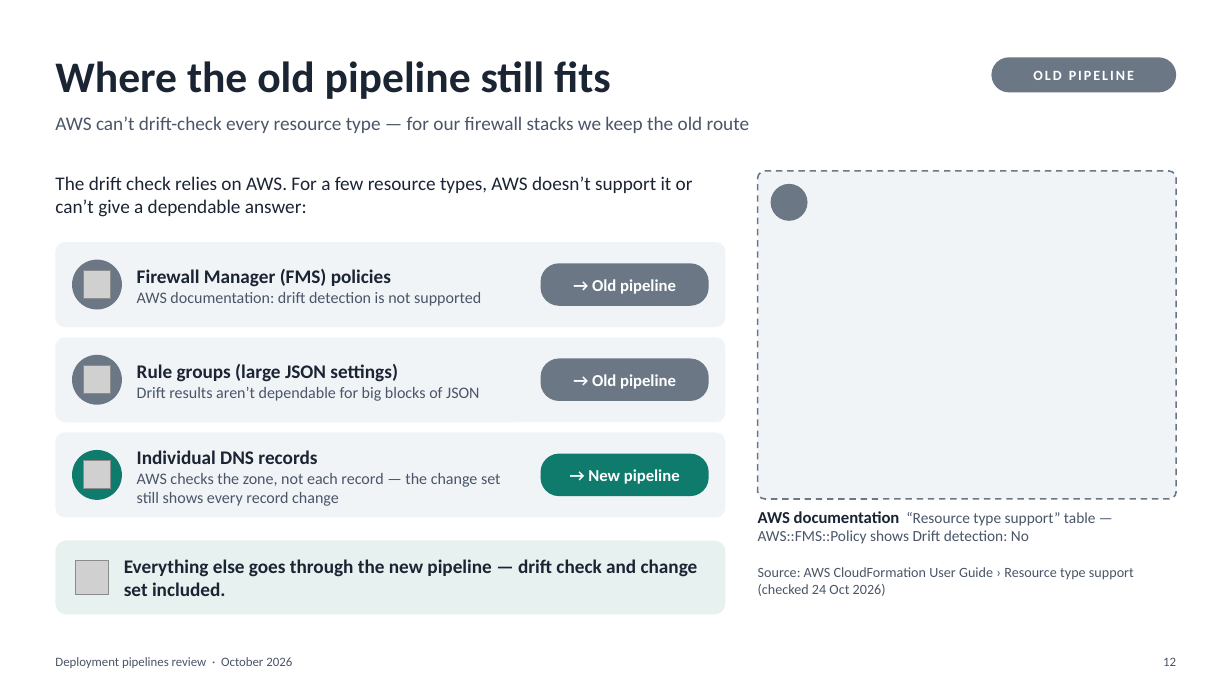
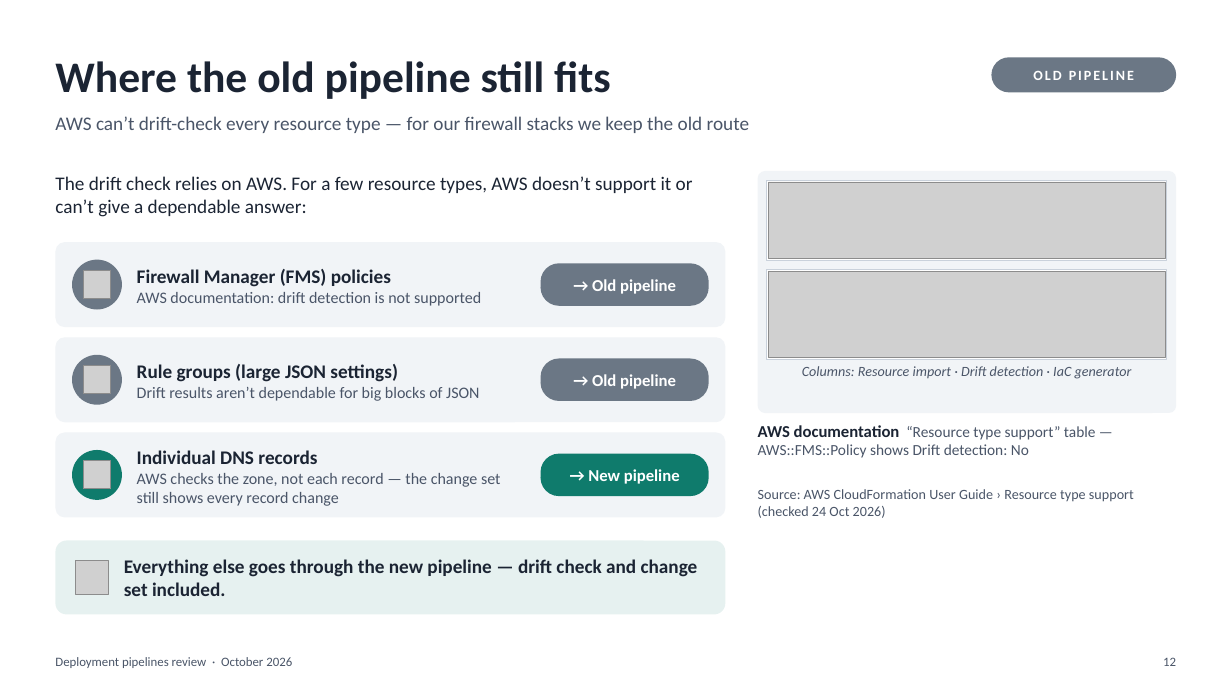
Before and after one commit to kunalshrivastavapune25/githubactions, a slide deck: slide 12 of pipeline/3pipepine/Deployment_Pipelines_Review.pptx. Drawn at 1232x693 pixels with LibreOffice and Linux fonts; fonts in the diff are those of the drawing; grey boxes stand for pictures; background and template pictures are left out. Boxes give left, top, right and bottom in pixels: in the first picture for what was removed or moved away, otherwise in the second. Text is boxed around its words. In the diff, an @@ line names an element or a change of style, - is before the commit and + after.

```diff
--- a/pipeline/3pipepine/Deployment_Pipelines_Review.pptx
+++ b/pipeline/3pipepine/Deployment_Pipelines_Review.pptx
@@ rounded rectangle: place and size @@
-rounded rectangle at [758,171,1177,499]
+rounded rectangle at [758,171,1177,413]
@@ rounded rectangle at [758,171,1177,413]: outline #6B7785 1.25 pt dashed to none; proportions changed @@
@@ rectangle added at [767,180,1167,260], fill #FFFFFF, outline #C9D1DB 0.75 pt @@
@@ picture added at [769,182,1165,258] @@
@@ ellipse removed at [771,184,808,221] @@
@@ rectangle added at [767,270,1167,360], fill #FFFFFF, outline #C9D1DB 0.75 pt @@
@@ picture added at [769,272,1165,359] @@
@@ text added at [802,366,1132,379], 11 pt, text #4A5568, italic @@
+Columns: Resource import · Drift detection · IaC generator
@@ text "AWS documentation “Resource type support” ...": place and size @@
-text "AWS documentation “Resource type support” ..." at [758,511,1096,544]
+text "AWS documentation “Resource type support” ..." at [758,425,1096,458]
@@ text "Source: AWS CloudFormation User Guide ...": place and size @@
-text "Source: AWS CloudFormation User Guide ..." at [758,567,1134,596]
+text "Source: AWS CloudFormation User Guide ..." at [758,489,1134,518]
```
Also in this commit, not shown: 7 other slides changed, 1 other file.
